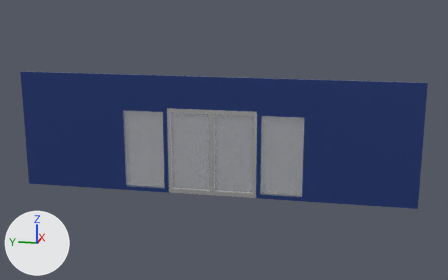
What one commit did to the glTF model airport/Door/door.glb.
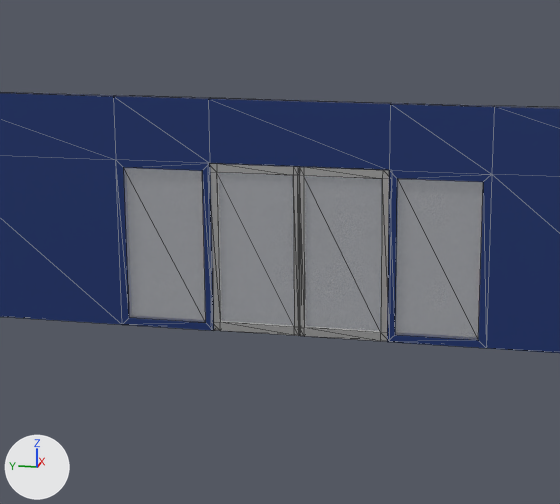
Old and new are each drawn whole from a 50 mm camera at (-14.61, -3.23, 5.09) aimed at (0.04, -0.3, 1.43) and again close up on the part from 14% to 77% of the width and 9% to 100% of the height. Every picture has the same lights, and +X, +Y and +Z are marked at lower left. The close-ups show mesh edges as thin lines. Vertices at the same position are counted once.

Names of what the first close-up shows: 'Door-L-col', 'Door-R-col', 'Wall-col'.
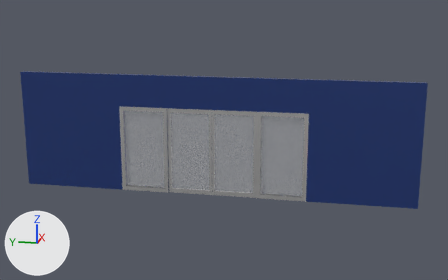
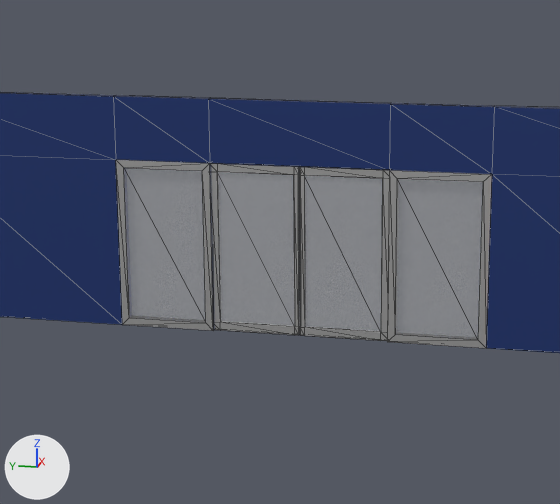
Commit message: feat: Enhance door functionality and add second door
This commit enhances the door's functionality and adds a second door to the scene.

Edits to the bpy script that builds the scene:
```text
Change me_cube_003:
    where me_cube_003.from_pydata(...)  # 52 vertices, 104 faces; spans x -0.05..0.05, y -5.0..5.0, z -1.5..1.5
    used by ob_wall_col; location = (0.0, 0.0, 1.5)
    me_cube_003 part 1: 32 faces spanning x -0.05..0.05, y -2.37..2.37, z -1.5..0.69 switch from mat_wall (dark blue #253c79) to mat_door (white #e7e7e7)
Change ob_door_r_col:
    ob_door_r_col.scale: (0.0329, 0.576, 1.1) -> (0.0182, 0.576, 1.1)
```

Pixel boxes [x1, y1, x2, y2] of what changed, in the close-ups (560 x 504 px):
'Door-R-col', rescaled
    before: [210, 163, 300, 336]
    after: [210, 163, 300, 335]
part 1 of me_cube_003, recoloured (blue to white)
    both: [116, 160, 492, 348]
